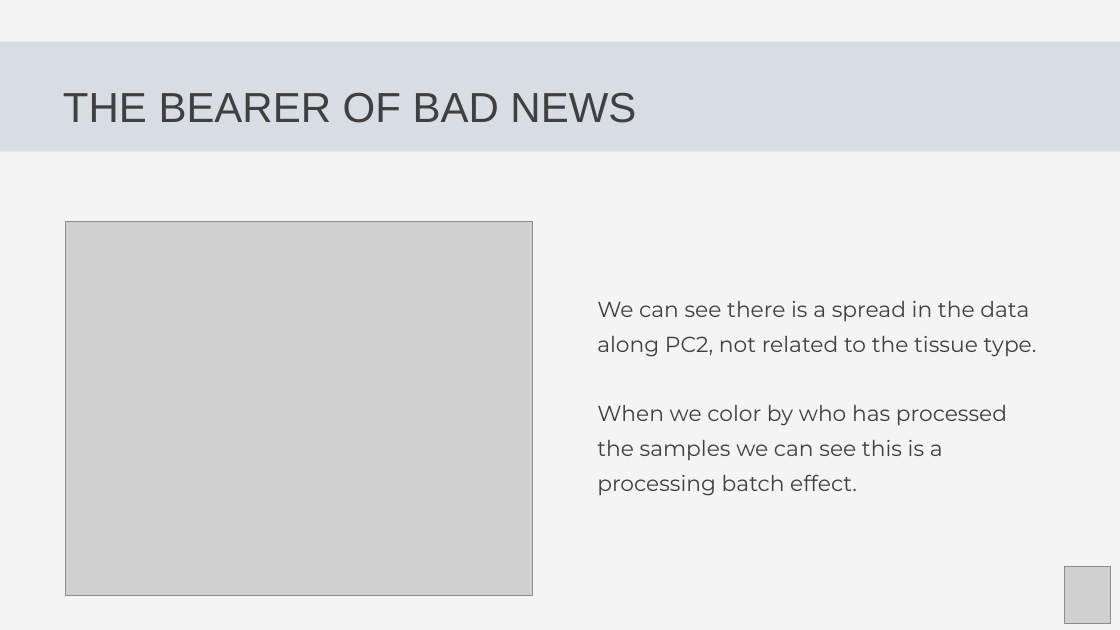
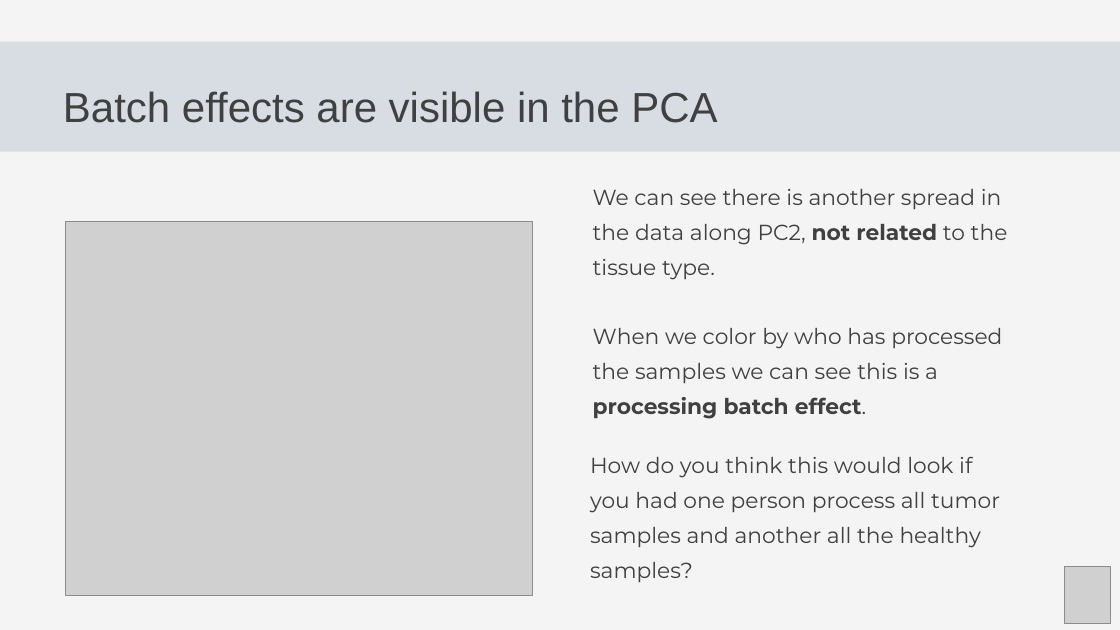
Before and after one commit to Center-for-Health-Data-Science/Foundations-of-Health-Data-Science, a slide deck: slide 17 of Slides/FHDS_Exploratory_Data_Analysis_Part2.pptx. Drawn at 1120x630 pixels with LibreOffice and Linux fonts; fonts in the diff are those of the drawing; grey boxes stand for pictures. Boxes give left, top, right and bottom in pixels: in the first picture for what was removed or moved away, otherwise in the second. Text is boxed around its words. In the diff, an @@ line names an element or a change of style, - is before the commit and + after.

```diff
--- a/Slides/FHDS_Exploratory_Data_Analysis_Part2.pptx
+++ b/Slides/FHDS_Exploratory_Data_Analysis_Part2.pptx
@@ text at bbox=[63, 91, 717, 123]: text changed @@
-THE BEARER OF BAD NEWS
+Batch effects are visible in the PCA
@@ text "We can see there is ...": place and size @@
-text "We can see there is ..." at bbox=[597, 301, 1037, 496]
+text "We can see there is ..." at bbox=[593, 189, 1008, 419]
@@ text at bbox=[593, 189, 1008, 280]: text changed @@
-We can see there is a spread in the data along PC2, not related to the tissue type.
+We can see there is another spread in the data along PC2, not related to the tissue type.
@@ text at bbox=[593, 328, 1002, 419]: bold on in "processing batch effect." @@
@@ text added at bbox=[590, 457, 1000, 582], 28 pt, text #404040 @@
+How do you think this would look if you had one person process all tumor samples and another all the healthy samples?
```
Also in this commit, not shown: 12 other slides changed, 1 slide removed.
